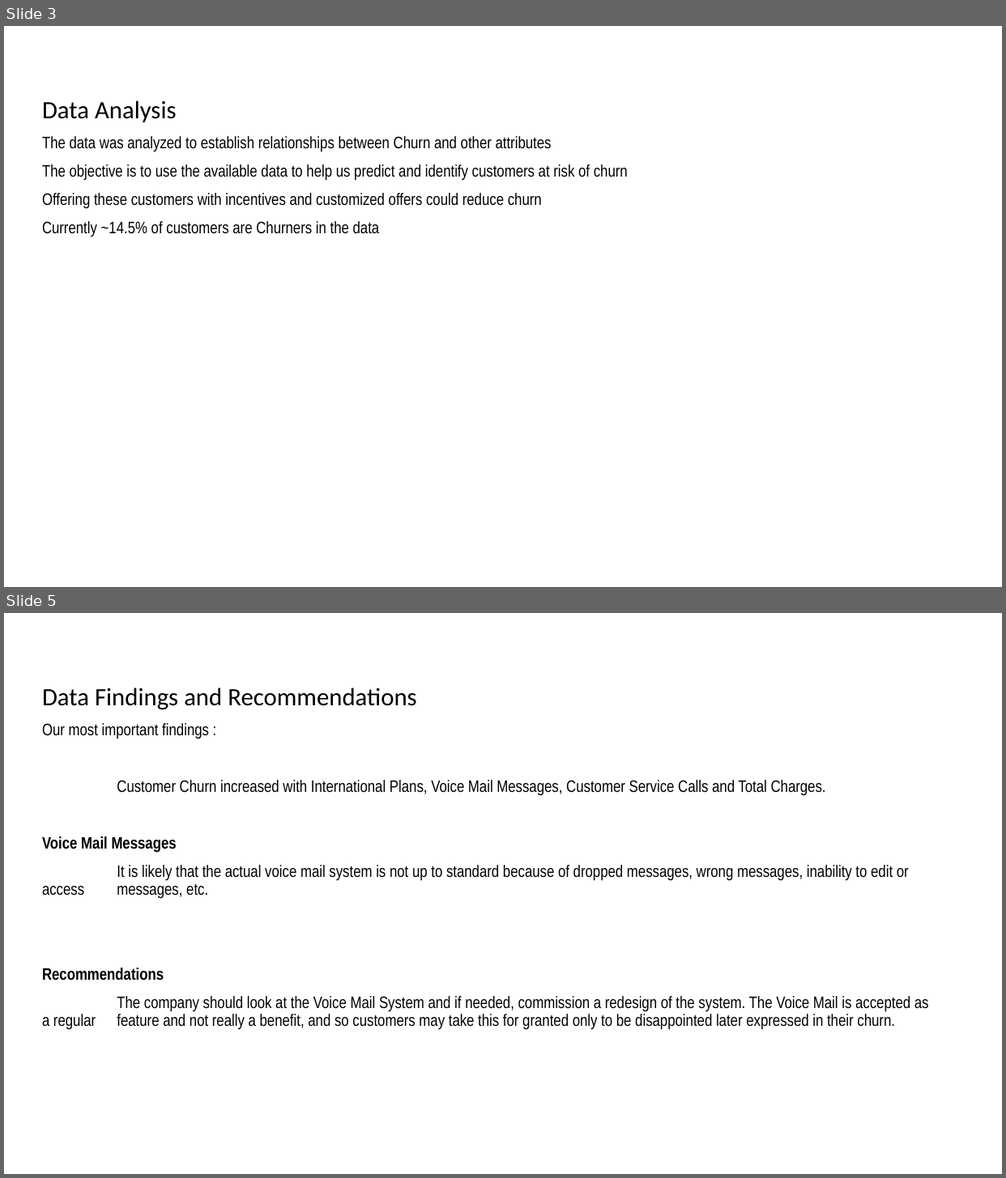
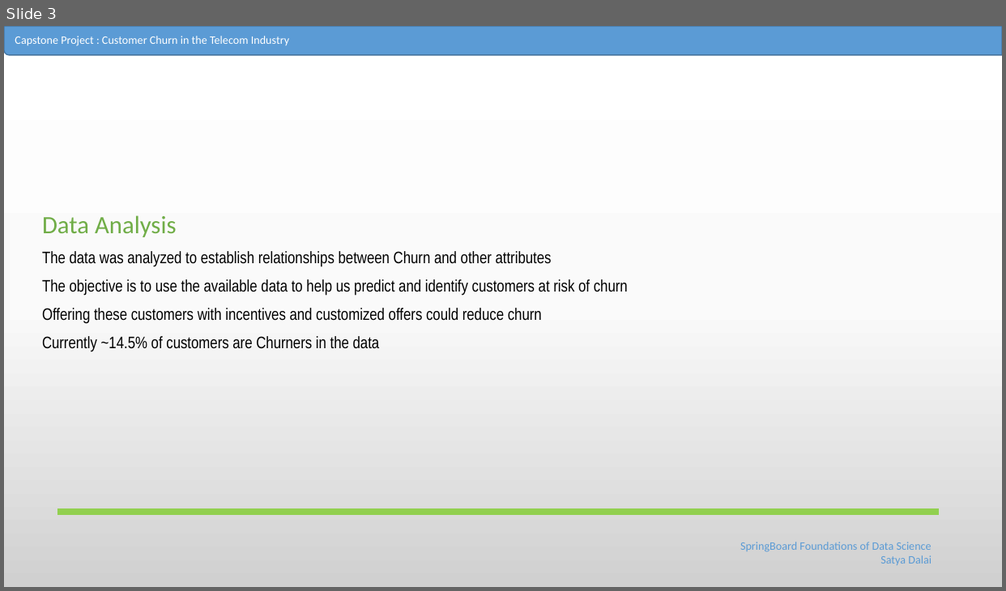
Before and after one commit to Satyad1/Capstone, a slide deck: Slides_SatyaD.pptx. Shown one above the other, each under a label of ours: slides 3 and 5 before the commit, slide 3 after it; the slides between them are not shown. The pictures are 1006x1178 and 1006x591 pixels, drawn with LibreOffice and Linux fonts; fonts in the diff are those of the drawing. Boxes give left, top, right and bottom in pixels: in the first picture for what was removed or moved away, otherwise in the second. Text is boxed around its words. In the diff, an @@ line names an element or a change of style, - is before the commit and + after.

```diff
--- a/Slides_SatyaD.pptx
+++ b/Slides_SatyaD.pptx
@@ slide 5 removed at box(4, 613, 1002, 1174), background #FFFFFF @@
@@ text removed at box(42, 688, 929, 1030) @@
-Data Findings and Recommendations
-Our most important findings :
-Customer Churn increased with International Plans, Voice Mail Messages, Customer Service Calls and Total Charges.
-Voice Mail Messages
-It is likely that the actual voice mail system is not up to standard because of dropped messages, wrong messages, inability to edit or access messages, etc.
-Recommendations
-The company should look at the Voice Mail System and if needed, commission a redesign of the system. The Voice Mail is accepted as a regular feature and not really a benefit, and so customers may take this for granted only to be disappointed later expressed in their churn.
@@ slide 3 changed as well @@
@@ background #FFFFFF to gradient #FFFFFF to #FBFBFB to #D1D1D1 @@
@@ round rect added at box(4, 26, 1002, 55), fill #5B9BD5, outline #43739E 1 pt @@
@@ text added at box(15, 36, 289, 46), 11 pt, text #FFFFFF @@
+Capstone Project : Customer Churn in the Telecom Industry
@@ text at box(42, 216, 177, 237): text colour #000000 to #70AD47 in "Data Analysis" @@
@@ line added from (58, 512) to (939, 512), #92D050 6 pt @@
@@ text added at box(740, 542, 931, 565), 11 pt, text #5B9BD5 @@
+SpringBoard Foundations of Data Science
+Satya Dalai
```
Also in this commit, not shown: 5 other slides changed, 7 slides added, 3 other slides removed.
